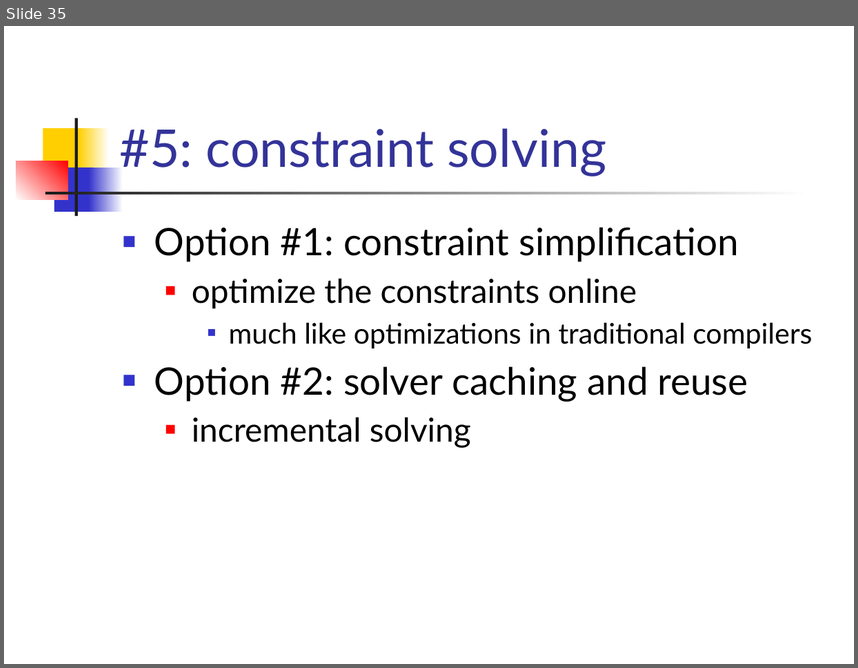
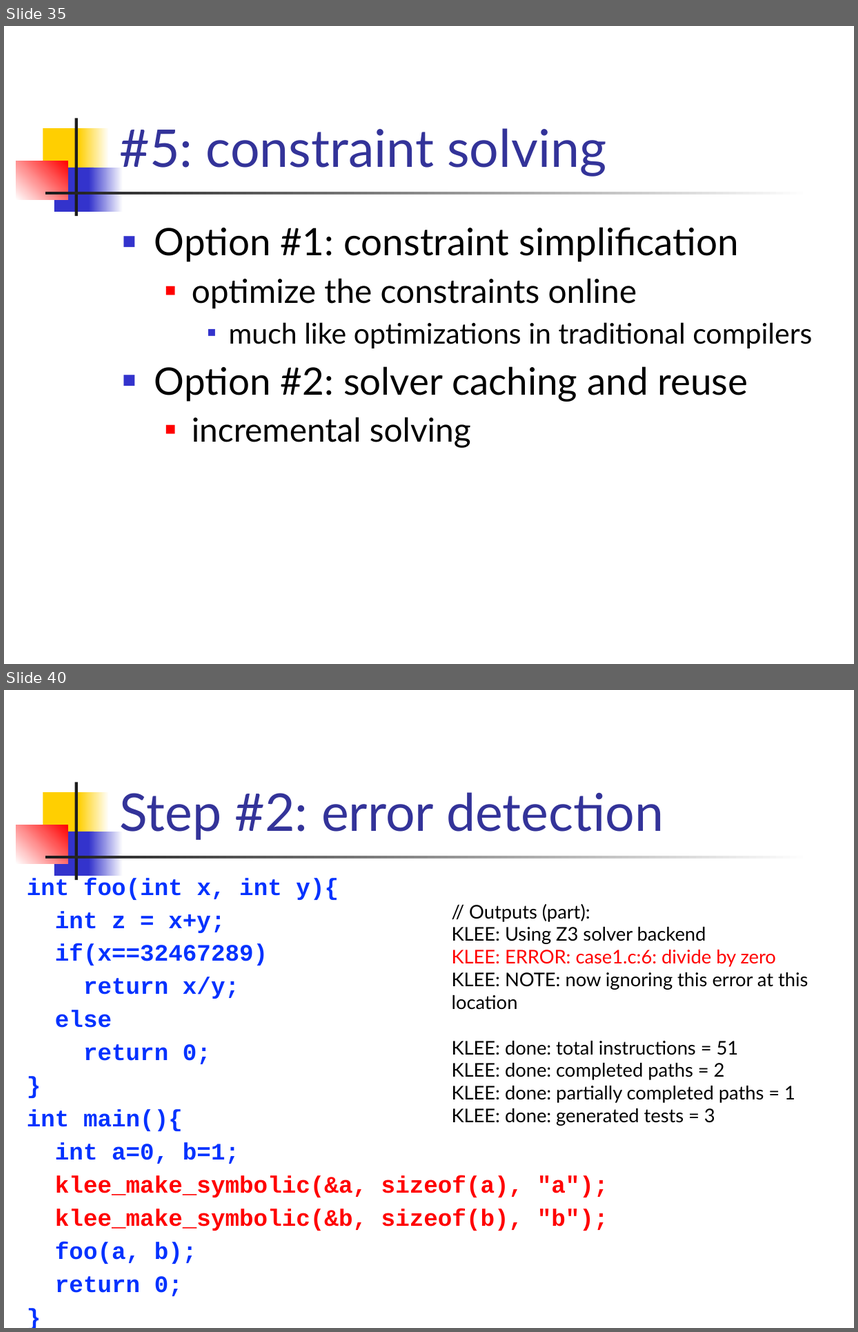
Before and after one commit to csslab-ustc/csslab-ustc.github.io, a slide deck: courses/theory/slides/lec17-symexec.pptx. Shown one above the other, each under a label of ours: slide 35 before the commit, slides 35 and 40 after it; the slides between them are not shown. The pictures are 858x668 and 858x1332 pixels, drawn with LibreOffice and Linux fonts; fonts in the diff are those of the drawing. Boxes give left, top, right and bottom in pixels: in the first picture for what was removed or moved away, otherwise in the second. Text is boxed around its words. In the diff, an @@ line names an element or a change of style, - is before the commit and + after.

```diff
--- a/courses/theory/slides/lec17-symexec.pptx
+++ b/courses/theory/slides/lec17-symexec.pptx
@@ slide 40 added at [4,690,854,1328], background #FFFFFF; not listed: 7 template elements that a slide beside it also shows @@
@@ title added at [119,792,664,840], 44 pt, text #333399 @@
+Step #2: error detection
@@ text added at [27,878,608,1263], 20 pt, text #0432FF, bold @@
+int foo(int x, int y){
+int z = x+y;
+if(x==32467289)
+return x/y;
+else
+return 0;
+}
+int main(){
+int a=0, b=1;
+klee_make_symbolic(&a, sizeof(a), "a");
+klee_make_symbolic(&b, sizeof(b), "b");
+foo(a, b);
+return 0;
+}
@@ text added at [452,904,808,1125], 16 pt, text #000000 @@
+// Outputs (part):
+KLEE: Using Z3 solver backend
+KLEE: ERROR: case1.c:6: divide by zero
+KLEE: NOTE: now ignoring this error at this location
+KLEE: done: total instructions = 51
+KLEE: done: completed paths = 2
+KLEE: done: partially completed paths = 1
+KLEE: done: generated tests = 3
```
Also in this commit, not shown: 13 slides changed, 13 other slides added.
